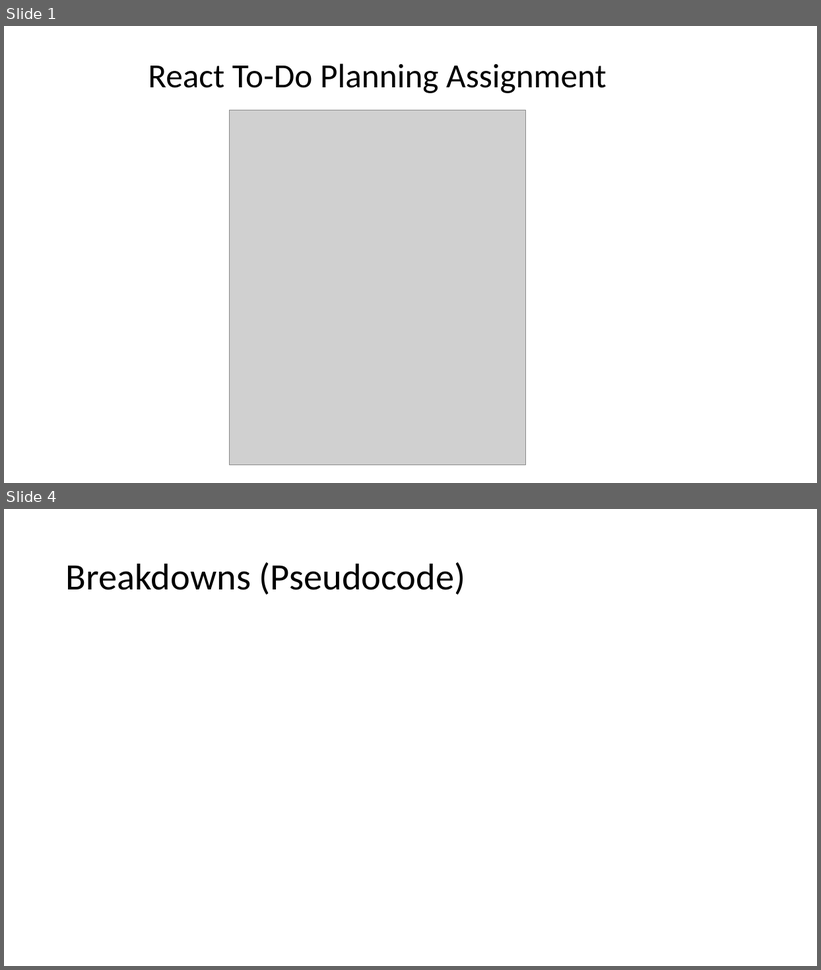
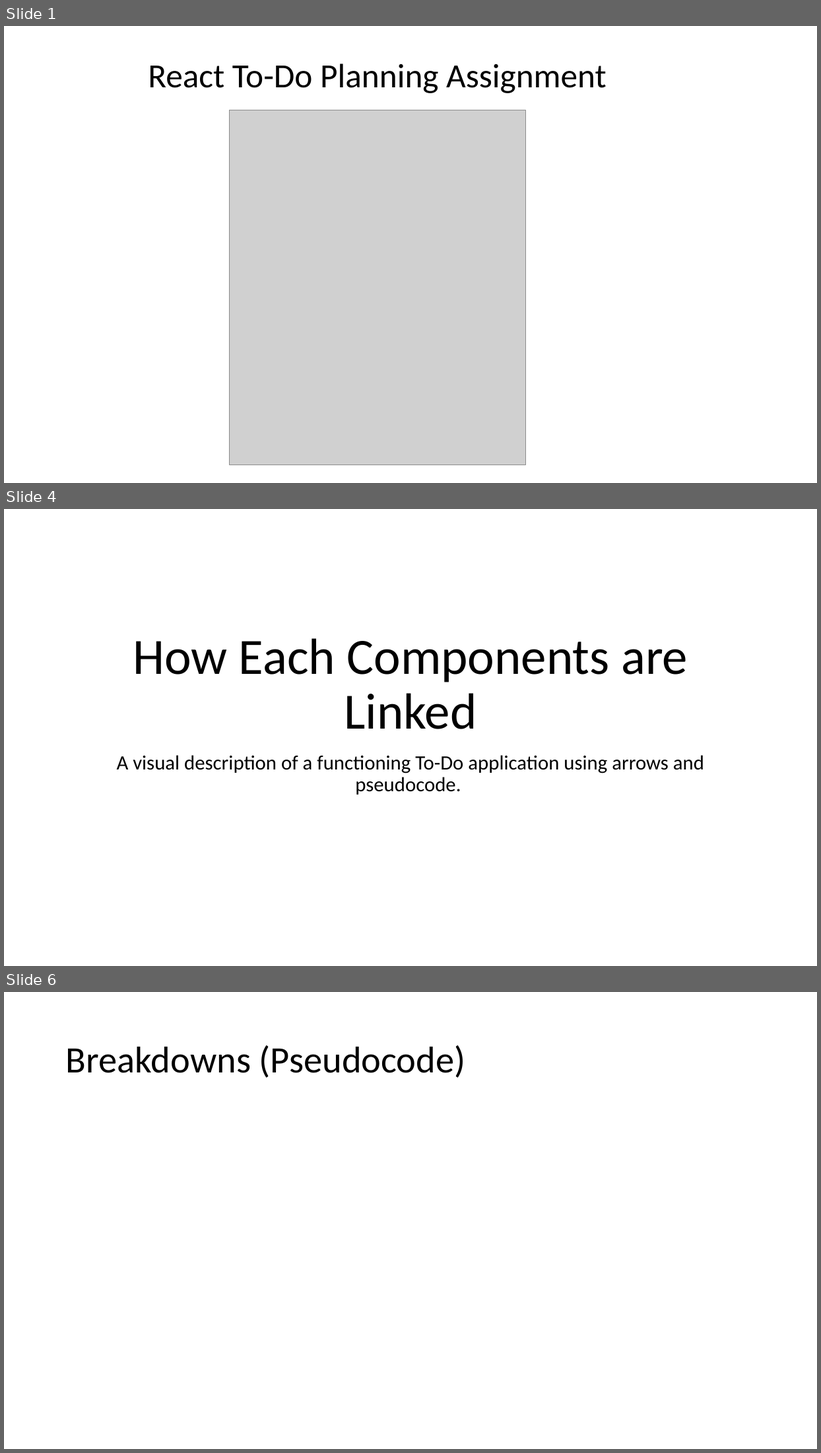
Before and after one commit to jia-von/react-app-planning-assignment, a slide deck: To-Do-App-Illustrations/React To-Do Planning Assignment.pptx. Shown one above the other, each under a label of ours: slides 1 and 4 before the commit, slides 1, 4 and 6 after it; the slides between them are not shown. The pictures are 821x970 and 821x1453 pixels, drawn with LibreOffice and Linux fonts; fonts in the diff are those of the drawing; grey boxes stand for pictures. Boxes give left, top, right and bottom in pixels: in the first picture for what was removed or moved away, otherwise in the second. Text is boxed around its words. In the diff, an @@ line names an element or a change of style, - is before the commit and + after.

```diff
--- a/To-Do-App-Illustrations/React To-Do Planning Assignment.pptx
+++ b/To-Do-App-Illustrations/React To-Do Planning Assignment.pptx
@@ slide 4 added at <box>4,509,817,966</box>, background #FFFFFF @@
@@ title added at <box>133,638,688,729</box>, 60 pt, text #000000 @@
+How Each Components are Linked
@@ subtitle added at <box>117,755,704,795</box>, 24 pt, text #000000 @@
+A visual description of a functioning To-Do application using arrows and pseudocode.
@@ what was slide 4 is now slide 6 @@
```
Also in this commit, not shown: 1 slide changed, 2 other slides added, 1 slide removed, 2 other files.
